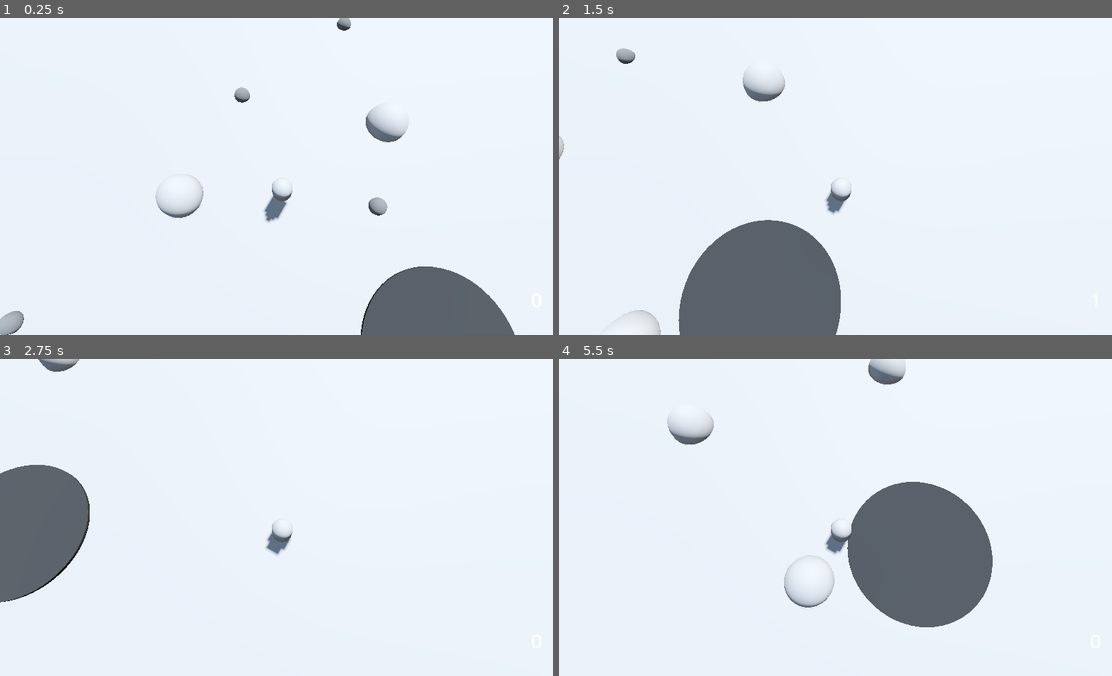
Above: before the commit, frames 1-4 (two rows, left to right).
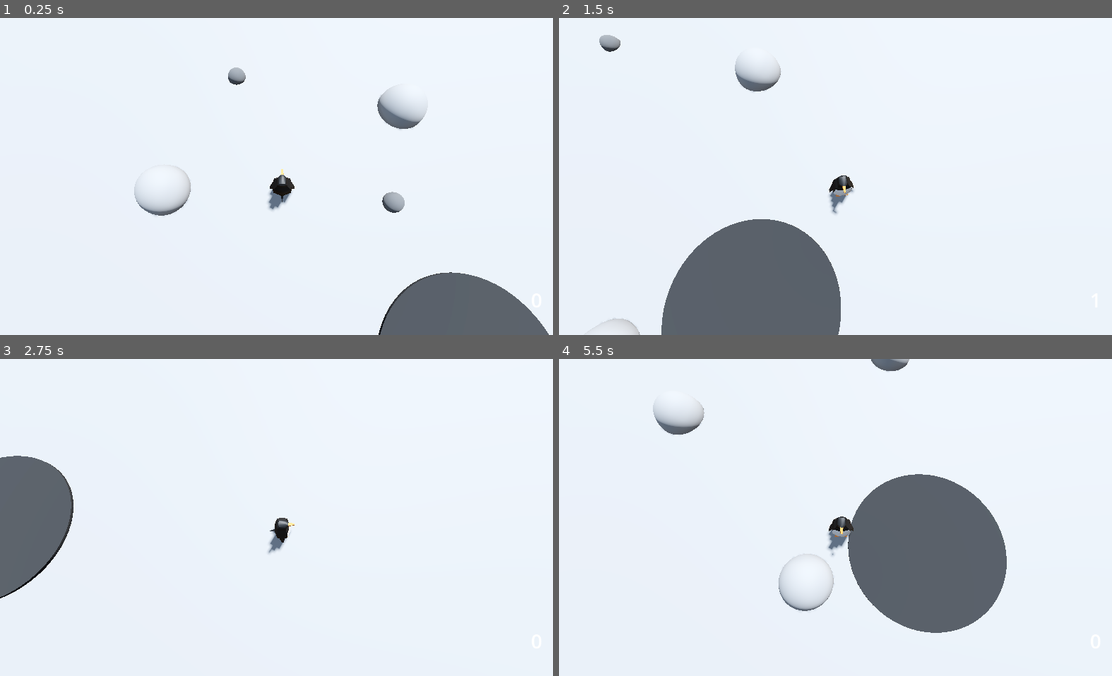
Above: after the commit, the same moments.

Repository: Edtg/Ludum-Dare-55
Game: Godot game, scene res://scenes/main.tscn
The game is run twice, just before and just after one commit, with the same random seed, the same clock (stepped at 60 frames per second) and the same inputs.
Inputs:
- Up to frame 1 (0.25 s): no input
- Up to frame 2 (1.5 s): hold D (move_right) 0.53-1.28 s; hold Shift (sprint) 0.53-1.28 s; hold S (move_back) from 1.28 s (still down); tap Shift (sprint) at 1.35 s
- Up to frame 3 (2.75 s): release S (move_back) at 2.03 s; hold D (move_right) from 2.03 s (still down); hold Shift (sprint) from 2.03 s (still down)
- Up to frame 4 (5.5 s): release D (move_right) at 2.78 s; release Shift (sprint) at 2.78 s; hold W (move_forward) 2.78-3.53 s; tap Shift (sprint) at 2.85, 4.35 s; hold Shift (sprint) 3.53-4.28 s; hold A (move_left) 3.53-5.03 s; hold S (move_back) from 5.03 s (still down); hold Shift (sprint) from 5.03 s (still down)

The runs differ from the first frame. In frame 1, 4.9% of the frame differs, in the area x 0-100%, y 0-100%; in frame 2, 2.5%; in frame 3, 2.3%; in frame 4, 3.7%.

Commit message:
Added penguin walk animation and smooth rotation

Diff:
--- a/scenes/characters/player.gd
+++ b/scenes/characters/player.gd
@@ -8,6 +8,8 @@
 var max_rocks: int = 2
 
 @onready var rock_counter = $HUD/RockCounter
+@onready var movement_animation = $MovementAnimation
+@onready var pivot = $Pivot
 
 
 func _physics_process(delta):
@@ -27,9 +29,13 @@
 	if direction:
 		velocity.x = direction.x * speed
 		velocity.z = direction.z * speed
+		pivot.rotation.y = lerp_angle(pivot.rotation.y, atan2(-direction.x, -direction.z), delta * 10)
+
+		movement_animation.play("walk_loop")
 	else:
 		velocity.x = move_toward(velocity.x, 0, 0.5)
 		velocity.z = move_toward(velocity.z, 0, 0.5)
+		movement_animation.stop()
 
 	move_and_slide()
 
--- a/scenes/characters/player.tscn
+++ b/scenes/characters/player.tscn
@@ -1,23 +1,61 @@
-[gd_scene load_steps=4 format=3 uid="uid://ct8g2abqa7rqd"]
+[gd_scene load_steps=7 format=3 uid="uid://ct8g2abqa7rqd"]
 
 [ext_resource type="Script" path="res://scenes/characters/player.gd" id="1_m6xn8"]
+[ext_resource type="PackedScene" uid="uid://bv1n2iswps23g" path="res://assets/models/Penguin.gltf" id="2_04s3o"]
 
 [sub_resource type="CapsuleShape3D" id="CapsuleShape3D_q7iyf"]
 radius = 0.2
 height = 0.75
 
-[sub_resource type="CapsuleMesh" id="CapsuleMesh_gj5ir"]
-radius = 0.2
-height = 0.75
+[sub_resource type="Animation" id="Animation_rj5ku"]
+resource_name = "walk_loop"
+length = 0.8
+loop_mode = 1
+tracks/0/type = "value"
+tracks/0/imported = false
+tracks/0/enabled = true
+tracks/0/path = NodePath("Pivot/Penguin:rotation")
+tracks/0/interp = 1
+tracks/0/loop_wrap = true
+tracks/0/keys = {
+"times": PackedFloat32Array(0, 0.2, 0.4, 0.6, 0.8),
+"transitions": PackedFloat32Array(1, 1, 1, 1, 1),
+"update": 0,
+"values": [Vector3(0, -3.14159, 0), Vector3(0, -3.14159, -0.0698132), Vector3(0, -3.14159, 0), Vector3(0, -3.14159, 0.0698132), Vector3(0, -3.14159, 0)]
+}
+
+[sub_resource type="Animation" id="Animation_kdc76"]
+length = 0.001
+tracks/0/type = "value"
+tracks/0/imported = false
+tracks/0/enabled = true
+tracks/0/path = NodePath("Pivot/Penguin:rotation")
+tracks/0/interp = 1
+tracks/0/loop_wrap = true
+tracks/0/keys = {
+"times": PackedFloat32Array(0),
+"transitions": PackedFloat32Array(1),
+"update": 0,
+"values": [Vector3(0, -3.14159, 0)]
+}
+
+[sub_resource type="AnimationLibrary" id="AnimationLibrary_6bob3"]
+_data = {
+"RESET": SubResource("Animation_kdc76"),
+"walk_loop": SubResource("Animation_rj5ku")
+}
 
 [node name="Player" type="CharacterBody3D" groups=["penguins"]]
 script = ExtResource("1_m6xn8")
 
 [node name="CollisionShape3D" type="CollisionShape3D" parent="."]
+transform = Transform3D(1, 0, 0, 0, 1, 0, 0, 0, 1, 0, 0.375, 0)
 shape = SubResource("CapsuleShape3D_q7iyf")
 
-[node name="MeshInstance3D" type="MeshInstance3D" parent="."]
-mesh = SubResource("CapsuleMesh_gj5ir")
+[node name="Pivot" type="Node3D" parent="."]
+
+[node name="Penguin" parent="Pivot" instance=ExtResource("2_04s3o")]
+transform = Transform3D(-0.5, 0, -7.54979e-08, 0, 0.5, 0, 7.54979e-08, 0, -0.5, 0, 0, 0)
 
 [node name="Camera3D" type="Camera3D" parent="."]
 transform = Transform3D(1, 0, 0, 0, 0.258819, 0.965926, 0, -0.965926, 0.258819, 0, 4, 0.8)
@@ -39,3 +77,8 @@
 theme_override_font_sizes/font_size = 40
 text = "0"
 horizontal_alignment = 2
+
+[node name="MovementAnimation" type="AnimationPlayer" parent="."]
+libraries = {
+"": SubResource("AnimationLibrary_6bob3")
+}
--- a/scenes/main.tscn
+++ b/scenes/main.tscn
@@ -8,4 +8,4 @@
 [node name="TestMap" parent="." instance=ExtResource("1_mr7yk")]
 
 [node name="Player" parent="." instance=ExtResource("2_k2e7e")]
-transform = Transform3D(1, 0, 0, 0, 1, 0, 0, 0, 1, 0, 1, 0)
+transform = Transform3D(1, 0, 0, 0, 1, 0, 0, 0, 1, 0, 0.305478, 0)
